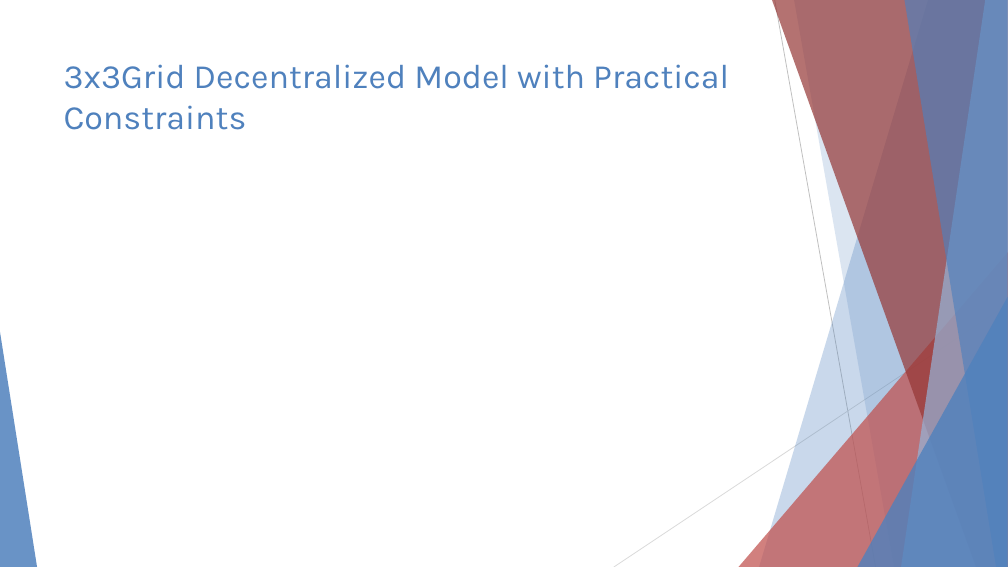
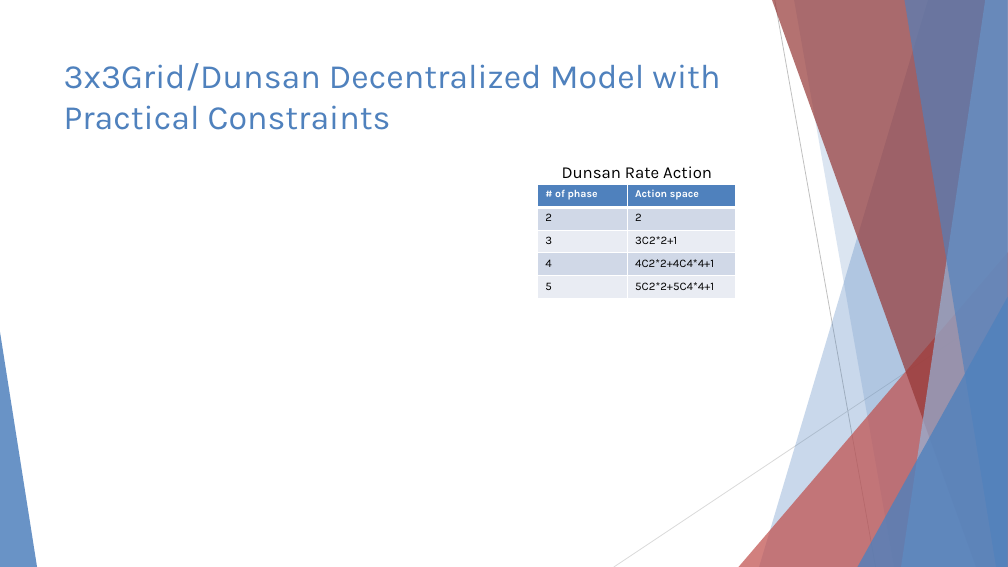
Before and after one commit to 3neutronstar/rl-constraints-traffic, a slide deck: slide 8 of Traffic Optimization Final Speech.pptx (slide 7 before the commit). Drawn at 1008x567 pixels with LibreOffice and Linux fonts; fonts in the diff are those of the drawing; grey boxes stand for pictures. Boxes give left, top, right and bottom in pixels: in the first picture for what was removed or moved away, otherwise in the second. Text is boxed around its words. In the diff, an @@ line names an element or a change of style, - is before the commit and + after.

```diff
--- a/Traffic Optimization Final Speech.pptx
+++ b/Traffic Optimization Final Speech.pptx
@@ title at (64, 63, 720, 130): text changed @@
-3x3Grid Decentralized Model with Practical Constraints
+3x3Grid/Dunsan Decentralized Model with Practical Constraints
@@ text added at (562, 166, 712, 179), 16 pt, text #000000 @@
+Dunsan Rate Action
@@ table added at (538, 185, 737, 299), 5 rows, 2 columns @@
+# of phase | Action space
+2 | 2
+3 | 3C2*2+1
+4 | 4C2*2+4C4*4+1
+5 | 5C2*2+5C4*4+1
```
Also in this commit, not shown: 7 other slides changed, 2 slides added, 1 slide removed, 5 other files.
